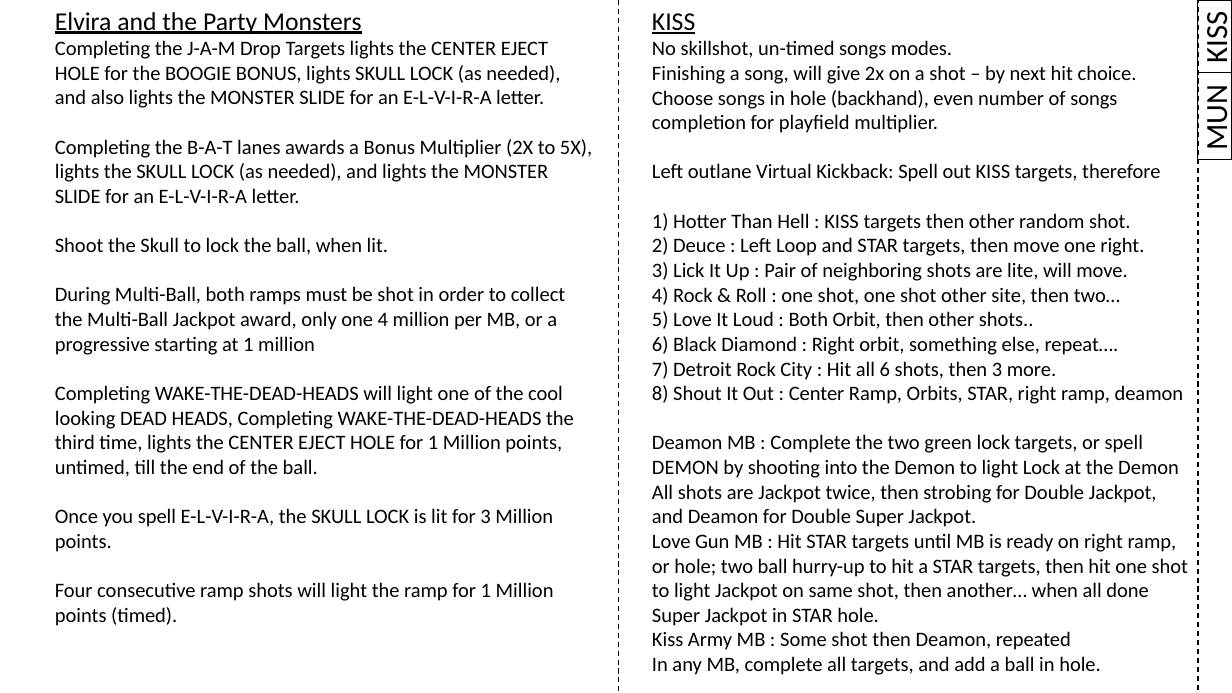
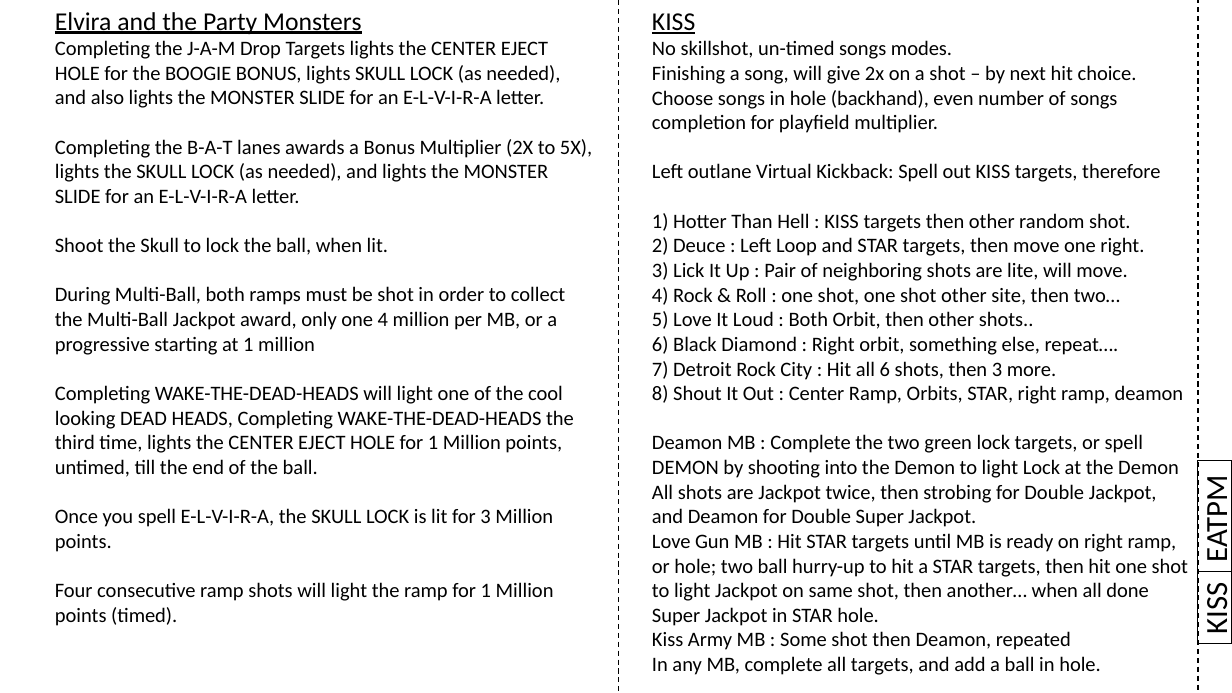
Before and after one commit to karstenbolge/PB, a slide deck: slide 14 of PB.pptx. Drawn at 1232x693 pixels with LibreOffice and Linux fonts; fonts in the diff are those of the drawing. Boxes give left, top, right and bottom in pixels: in the first picture for what was removed or moved away, otherwise in the second. Text is boxed around its words. In the diff, an @@ line names an element or a change of style, - is before the commit and + after.

```diff
--- a/PB.pptx
+++ b/PB.pptx
@@ rectangle removed at [1198, 72, 1232, 160] @@
-MUN
@@ rectangle added at [1198, 461, 1232, 572], outline #000000 1 pt, 24 pt, text #000000 @@
+EATPM
@@ rectangle "KISS": place and size @@
-rectangle "KISS" at [1198, 0, 1232, 73]
+rectangle "KISS" at [1198, 572, 1232, 644]
```
Also in this commit, not shown: 16 other slides changed, 1 other file.
